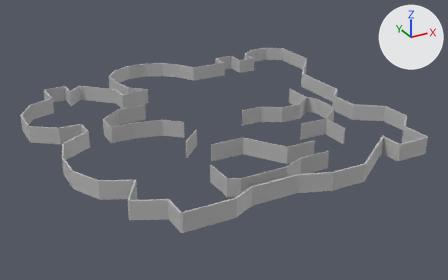
The FBX model Assets/Models/Level_2_Props/Map/Map2.fbx as it was, and as the next commit left it.
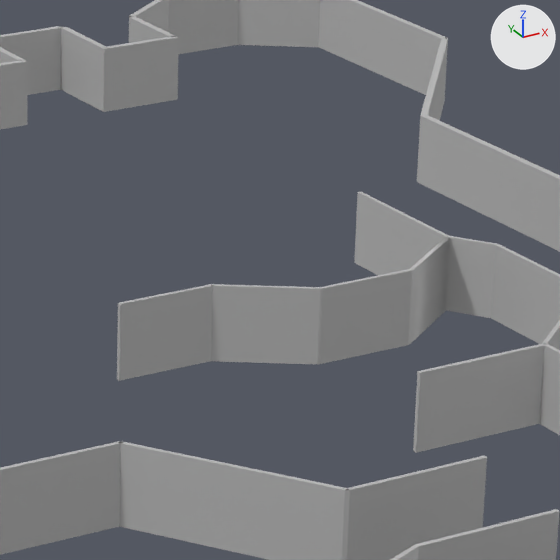
There are two pictures of each version: one whole from a 50 mm camera at (-101.0, -347.6, 128.1) aimed at (54.9, -64.1, -13.6), one close up on the part from 49% to 73% of the width and 18% to 57% of the height. Every picture has the same lights, and +X, +Y and +Z are marked at upper right. Where no turn or scale is listed for an object, it has been applied to the vertices. Vertices at the same position are counted once.

The first close-up shows 'FullMap'.
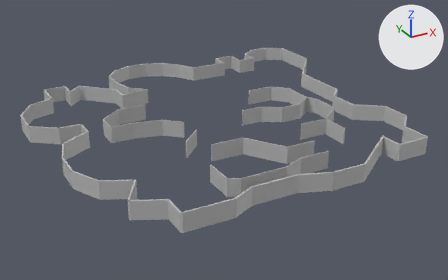
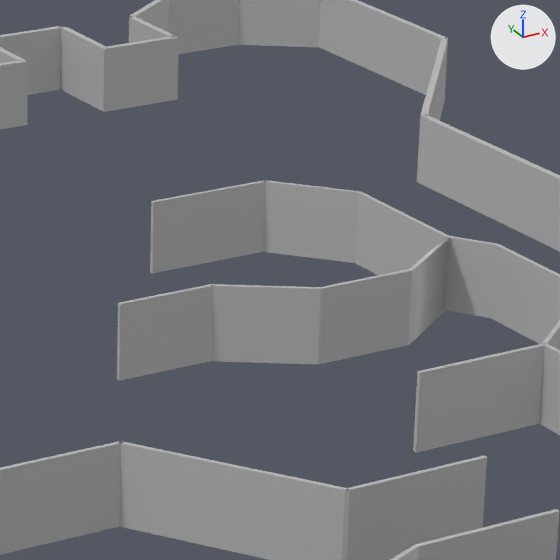
Commit message: Map2 Update + Ramp2

What differs and where, as boxes [x1, y1, x2, y2] in the close-ups (560 x 560 px):
part 1 of me_mesh, added
    after: [150, 180, 266, 273]
part 2 of me_mesh, added
    after: [263, 180, 361, 263]

What changed in the scene script:
```text
Change me_mesh:
    where me_mesh.from_pydata(...)  # 628 vertices, 422 faces; spans x -101.0..101.0, y -98.0..98.0, z -5.0..5.0
    used by ob_fullmap; location = (54.9, -57.3, 0.0)
    me_mesh part 1: a new loose piece, a box spanning x 29.42..45.42, y 14.91..15.41, z -4.49..4.51, in mat_lambert1 (grey #bcbcbc)
    me_mesh part 2: the loose piece of 8 vertices spanning x -36.0..-27.0, y -12.0..-4.0, z -4.0..5.0 is copied, and the copy is scaled about its middle by (-0.882, -1.12, 1), then moved by (81.0, 18.0, 0.0); it spans x 45.0..53.0, y 6.0..15.0, z -4.0..5.0
```
